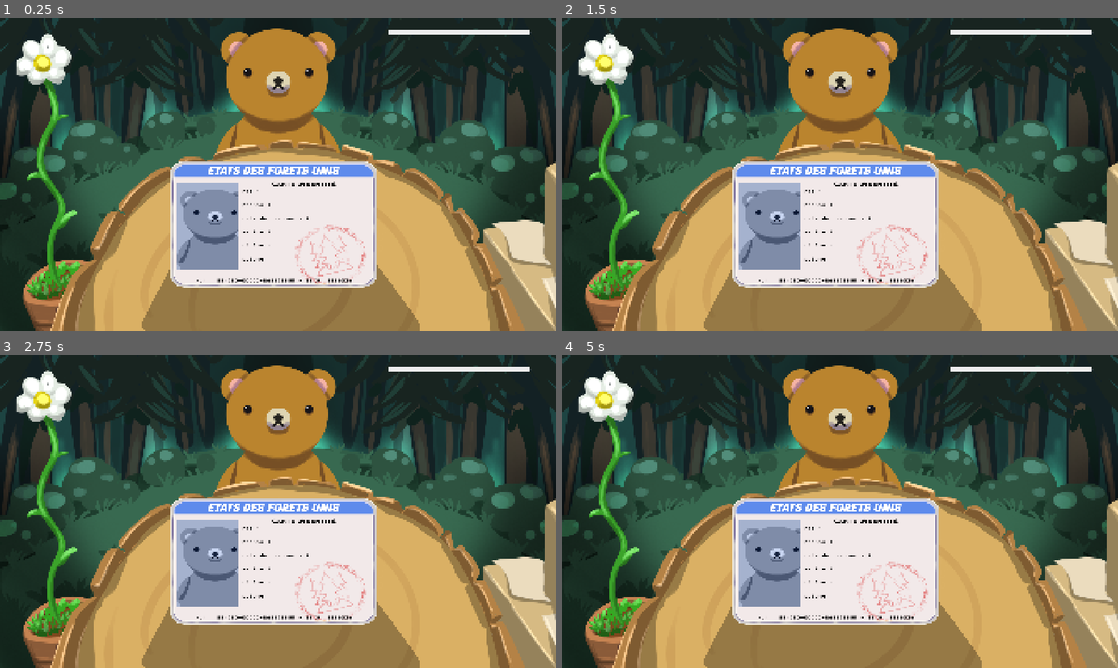
Above: before the commit, frames 1-4 (two rows, left to right).
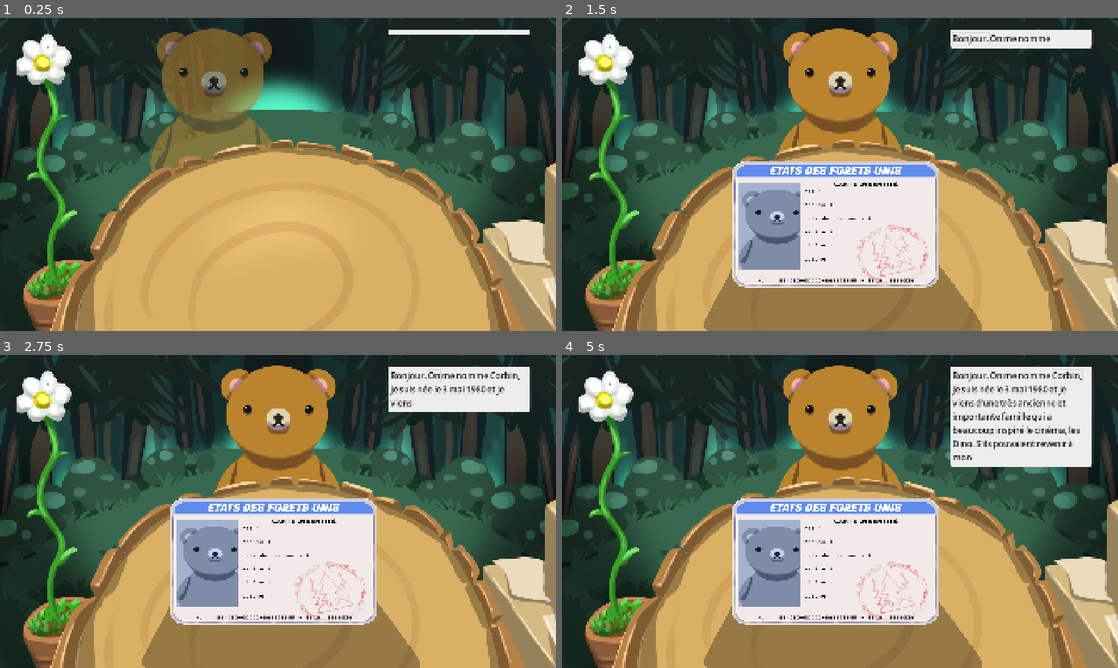
Above: after the commit, the same moments.

Repository: Acedyn/sgj-faux-cerf
Game: Godot game, scene res://contact/character_contact.tscn
Two runs of this game, one before a commit and one after it. Both use one fixed random seed, a clock stepped at 60 frames per second and the inputs below.
Inputs (mouse positions are in pixels of both pictures, inside the frame that each line leads up to):
- Up to frame 1 (0.25 s): no input
- Up to frame 2 (1.5 s): move the mouse to (962, 158) at 0.52 s; click (962, 158) at 0.67 s; click (967, 39) at 1.25 s, where only the run after the commit has a clickable "Bonjour."
- Up to frame 3 (2.75 s): click (433, 376) at 2 s, where only the run after the commit has a clickable "On"
- Up to frame 4 (5 s): click (1012, 376) at 2.75 s, where only the run after the commit has a clickable "me"; click (1034, 376) at 3.5 s, where only the run after the commit has a clickable "nomme"; click (1067, 376) at 4.25 s, where only the run after the commit has a clickable "Corbin,"

The runs differ from the first frame. In frame 1, 33% of the frame differs, in the area x 25-76%, y 3-100%; in frame 2, 1.1%; in frame 3, 3.3%; in frame 4, 7.7%.

Commit message:
feat: add level selection

Diff:
--- a/contact/character_contact.tscn
+++ b/contact/character_contact.tscn
@@ -1,12 +1,180 @@
-[gd_scene load_steps=8 format=3 uid="uid://c2svv3i3j4sxn"]
+[gd_scene load_steps=14 format=3 uid="uid://c2svv3i3j4sxn"]
 
 [ext_resource type="Texture2D" uid="uid://8me4xnlh8tfy" path="res://contact/background.png" id="1_jj318"]
 [ext_resource type="Texture2D" uid="uid://bh0b3cqbv2gv1" path="res://contact/perso.png" id="1_lor1l"]
 [ext_resource type="Texture2D" uid="uid://bm0ba60efbyh7" path="res://contact/decor.png" id="1_q75l0"]
 [ext_resource type="PackedScene" uid="uid://c450qi8ssgmge" path="res://speech/character_speech.tscn" id="3_jj318"]
-[ext_resource type="PackedScene" uid="uid://d0j3ifdf50jax" path="res://workbench/id_workbench.tscn" id="4_nw3mx"]
+[ext_resource type="PackedScene" uid="uid://d0j3ifdf50jax" path="res://levels/id_workbench.tscn" id="4_nw3mx"]
 [ext_resource type="Theme" uid="uid://b1hrtwt8x08fy" path="res://speech/speech_theme.tres" id="5_nhl12"]
-[ext_resource type="Script" uid="uid://dg177okdt05xo" path="res://workbench/level_manager.gd" id="7_nw3mx"]
+[ext_resource type="Script" uid="uid://dg177okdt05xo" path="res://levels/level_manager.gd" id="7_nw3mx"]
+
+[sub_resource type="Animation" id="Animation_nw3mx"]
+length = 0.001
+tracks/0/type = "value"
+tracks/0/imported = false
+tracks/0/enabled = true
+tracks/0/path = NodePath("CharacterContainer/CharacterTexture:modulate")
+tracks/0/interp = 1
+tracks/0/loop_wrap = true
+tracks/0/keys = {
+"times": PackedFloat32Array(0),
+"transitions": PackedFloat32Array(1),
+"update": 0,
+"values": [Color(1, 1, 1, 0)]
+}
+tracks/1/type = "value"
+tracks/1/imported = false
+tracks/1/enabled = true
+tracks/1/path = NodePath("CharacterContainer/CharacterTexture:position")
+tracks/1/interp = 1
+tracks/1/loop_wrap = true
+tracks/1/keys = {
+"times": PackedFloat32Array(0),
+"transitions": PackedFloat32Array(1),
+"update": 0,
+"values": [Vector2(-400, 0)]
+}
+tracks/2/type = "value"
+tracks/2/imported = false
+tracks/2/enabled = true
+tracks/2/path = NodePath("DocumentContainer:modulate")
+tracks/2/interp = 1
+tracks/2/loop_wrap = true
+tracks/2/keys = {
+"times": PackedFloat32Array(0),
+"transitions": PackedFloat32Array(1),
+"update": 0,
+"values": [Color(1, 1, 1, 0)]
+}
+tracks/3/type = "value"
+tracks/3/imported = false
+tracks/3/enabled = true
+tracks/3/path = NodePath("DocumentContainer:position")
+tracks/3/interp = 1
+tracks/3/loop_wrap = true
+tracks/3/keys = {
+"times": PackedFloat32Array(0),
+"transitions": PackedFloat32Array(1),
+"update": 0,
+"values": [Vector2(800, 0)]
+}
+
+[sub_resource type="Animation" id="Animation_x1xsh"]
+resource_name = "character_animation_out"
+tracks/0/type = "value"
+tracks/0/imported = false
+tracks/0/enabled = true
+tracks/0/path = NodePath("CharacterContainer/CharacterTexture:modulate")
+tracks/0/interp = 1
+tracks/0/loop_wrap = true
+tracks/0/keys = {
+"times": PackedFloat32Array(0, 1),
+"transitions": PackedFloat32Array(2.73208, 1),
+"update": 0,
+"values": [Color(1, 1, 1, 1), Color(1, 1, 1, 0)]
+}
+tracks/1/type = "value"
+tracks/1/imported = false
+tracks/1/enabled = true
+tracks/1/path = NodePath("CharacterContainer/CharacterTexture:position")
+tracks/1/interp = 1
+tracks/1/loop_wrap = true
+tracks/1/keys = {
+"times": PackedFloat32Array(0, 1),
+"transitions": PackedFloat32Array(3.24901, 1),
+"update": 0,
+"values": [Vector2(0, 0), Vector2(400, 0)]
+}
+
+[sub_resource type="Animation" id="Animation_hj4nv"]
+resource_name = "character_animation_in"
+tracks/0/type = "value"
+tracks/0/imported = false
+tracks/0/enabled = true
+tracks/0/path = NodePath("CharacterContainer/CharacterTexture:modulate")
+tracks/0/interp = 1
+tracks/0/loop_wrap = true
+tracks/0/keys = {
+"times": PackedFloat32Array(0, 1),
+"transitions": PackedFloat32Array(0.31864, 1),
+"update": 0,
+"values": [Color(1, 1, 1, 0), Color(1, 1, 1, 1)]
+}
+tracks/1/type = "value"
+tracks/1/imported = false
+tracks/1/enabled = true
+tracks/1/path = NodePath("CharacterContainer/CharacterTexture:position")
+tracks/1/interp = 1
+tracks/1/loop_wrap = true
+tracks/1/keys = {
+"times": PackedFloat32Array(0, 1),
+"transitions": PackedFloat32Array(0.450625, 0.120742),
+"update": 0,
+"values": [Vector2(-400, 0), Vector2(0, 0)]
+}
+
+[sub_resource type="Animation" id="Animation_we84g"]
+resource_name = "doc_animation_in"
+tracks/0/type = "value"
+tracks/0/imported = false
+tracks/0/enabled = true
+tracks/0/path = NodePath("DocumentContainer:modulate")
+tracks/0/interp = 1
+tracks/0/loop_wrap = true
+tracks/0/keys = {
+"times": PackedFloat32Array(0, 0.5),
+"transitions": PackedFloat32Array(0.297302, 1),
+"update": 0,
+"values": [Color(1, 1, 1, 0), Color(1, 1, 1, 1)]
+}
+tracks/1/type = "value"
+tracks/1/imported = false
+tracks/1/enabled = true
+tracks/1/path = NodePath("DocumentContainer:position")
+tracks/1/interp = 1
+tracks/1/loop_wrap = true
+tracks/1/keys = {
+"times": PackedFloat32Array(0, 0.5),
+"transitions": PackedFloat32Array(0.267943, 1),
+"update": 0,
+"values": [Vector2(0, 600), Vector2(0, 0)]
+}
+
+[sub_resource type="Animation" id="Animation_c3q2n"]
+resource_name = "doc_animation_out"
+tracks/0/type = "value"
+tracks/0/imported = false
+tracks/0/enabled = true
+tracks/0/path = NodePath("DocumentContainer:modulate")
+tracks/0/interp = 1
+tracks/0/loop_wrap = true
+tracks/0/keys = {
+"times": PackedFloat32Array(0, 0.5),
+"transitions": PackedFloat32Array(2.29739, 0.297302),
+"update": 0,
+"values": [Color(1, 1, 1, 1), Color(1, 1, 1, 0)]
+}
+tracks/1/type = "value"
+tracks/1/imported = false
+tracks/1/enabled = true
+tracks/1/path = NodePath("DocumentContainer:position")
+tracks/1/interp = 1
+tracks/1/loop_wrap = true
+tracks/1/keys = {
+"times": PackedFloat32Array(0, 0.5),
+"transitions": PackedFloat32Array(4, 0.267943),
+"update": 0,
+"values": [Vector2(0, 0), Vector2(0, 600)]
+}
+
+[sub_resource type="AnimationLibrary" id="AnimationLibrary_4d1mq"]
+_data = {
+&"RESET": SubResource("Animation_nw3mx"),
+&"character_animation_in": SubResource("Animation_hj4nv"),
+&"character_animation_out": SubResource("Animation_x1xsh"),
+&"doc_animation_in": SubResource("Animation_we84g"),
+&"doc_animation_out": SubResource("Animation_c3q2n")
+}
 
 [node name="CharacterContact" type="Node2D"]
 
@@ -23,39 +191,58 @@
 texture = ExtResource("1_jj318")
 expand_mode = 1
 
-[node name="CharacterTexture" type="TextureRect" parent="Control"]
-layout_mode = 0
-offset_right = 1920.0
+[node name="LevelManager" type="Control" parent="Control"]
+layout_mode = 3
+anchors_preset = 0
+offset_right = 40.0
+offset_bottom = 40.0
+theme = ExtResource("5_nhl12")
+script = ExtResource("7_nw3mx")
+
+[node name="CharacterContainer" type="Control" parent="Control/LevelManager"]
+anchors_preset = 0
+offset_right = 40.0
+offset_bottom = 40.0
+
+[node name="CharacterTexture" type="TextureRect" parent="Control/LevelManager/CharacterContainer"]
+modulate = Color(1, 1, 1, 0)
+layout_mode = 0
+offset_left = -400.0
+offset_right = 1520.0
 offset_bottom = 1080.0
 texture = ExtResource("1_lor1l")
 expand_mode = 1
 
-[node name="DecorTexture" type="TextureRect" parent="Control"]
+[node name="DecorTexture" type="TextureRect" parent="Control/LevelManager"]
 layout_mode = 0
 offset_right = 1920.0
 offset_bottom = 1080.0
 texture = ExtResource("1_q75l0")
 expand_mode = 1
 
-[node name="CharacterSpeech" parent="Control" instance=ExtResource("3_jj318")]
+[node name="DocumentContainer" type="Control" parent="Control/LevelManager"]
+modulate = Color(1, 1, 1, 0)
+anchors_preset = 0
+offset_left = 800.0
+offset_right = 840.0
+offset_bottom = 40.0
+
+[node name="IDTexture" parent="Control/LevelManager/DocumentContainer" instance=ExtResource("4_nw3mx")]
+layout_mode = 0
+offset_left = 587.0
+offset_top = 493.0
+offset_right = 1300.0
+offset_bottom = 928.0
+
+[node name="CharacterSpeech" parent="Control/LevelManager" instance=ExtResource("3_jj318")]
 layout_mode = 0
 offset_left = 1338.0
 offset_top = 39.0
 offset_right = 1830.0
 offset_bottom = 554.0
-speech_text = "Hello wod !! Hw areyu ?odfjgopsdifjgopsjdfog dfgjoipdfogd"
-
-[node name="LevelManager" type="Control" parent="Control"]
-layout_mode = 3
-anchors_preset = 0
-offset_right = 40.0
-offset_bottom = 40.0
-theme = ExtResource("5_nhl12")
-script = ExtResource("7_nw3mx")
-
-[node name="IDTexture" parent="Control/LevelManager" instance=ExtResource("4_nw3mx")]
-layout_mode = 0
-offset_left = 587.0
-offset_top = 493.0
-offset_right = 1300.0
-offset_bottom = 928.0
+speech_text = "Hello je m'appelle Simon, qmgjsopifgsdrtop, "
+
+[node name="AnimationPlayer" type="AnimationPlayer" parent="Control/LevelManager"]
+libraries = {
+&"": SubResource("AnimationLibrary_4d1mq")
+}
--- a/workbench/id_workbench.tscn
+++ b/levels/id_workbench.tscn
@@ -14,6 +14,7 @@
 polygon = PackedVector2Array(771, -40, 155, -51, 14, 222, 9, 239, 15, 253, 27, 267, 51, 269, 512, 271, 943, 271, 958, 266, 968, 256, 971, 239, 963, 222)
 
 [node name="IDTexture" type="TextureRect" parent="."]
+layout_mode = 0
 offset_right = 713.0
 offset_bottom = 435.0
 texture = ExtResource("1_oafie")
--- /dev/null
+++ b/levels/level_manager.gd
@@ -0,0 +1,44 @@
+class_name HoveredWord
+extends Control
+
+@onready var current_target: Control = $DocumentContainer/IDTexture
+@onready var character_speech: VBoxContainer = $CharacterSpeech
+@onready var animation_player: AnimationPlayer = $AnimationPlayer
+var levels: Array[Dictionary]
+var current_level: Dictionary
+
+func _ready() -> void:
+	GlobalSignals.word_drag_in.connect(_on_word_drag_in)
+	var levels_file = FileAccess.open("res://levels/levels.txt", FileAccess.READ)
+	var entries = levels_file.get_csv_line()
+	while !levels_file.eof_reached():
+		var level = {}
+		var level_data = levels_file.get_csv_line()
+		if level_data.size() != entries.size():
+			continue
+		for i in range(entries.size()):
+			var entry = entries[i]
+			level[entry] = level_data[i]
+
+		levels.append(level)
+
+	select_level()
+
+func _on_word_drag_in(node: SpeechWord):
+	var duplicated_word = node.duplicate()
+	duplicated_word.text = node.text
+	duplicated_word.state = SpeechWord.WordState.SELECTED
+	duplicated_word.target = current_target.get_global_rect()
+	add_child(duplicated_word)
+
+func select_level():
+	if current_level:
+		animation_player.play("doc_animation_out")
+		await animation_player.animation_finished
+		animation_player.play("character_animation_out")
+
+	animation_player.play("character_animation_in")
+	var level = levels[randi() % levels.size()]
+	await animation_player.animation_finished
+	character_speech.speech_text = level["texte"]
+	animation_player.play("doc_animation_in")
--- a/speech/character_speech.gd
+++ b/speech/character_speech.gd
@@ -26,6 +26,7 @@
 			continue
 
 		# Create and instantiate the label node
+		await get_tree().create_timer(0.1).timeout
 		var word_node = speech_word_scene.instantiate()
 		word_node.text = word
 		speech_container.add_child(word_node)
--- a/workbench/level_manager.gd
+++ /dev/null
@@ -1,14 +0,0 @@
-class_name HoveredWord
-extends Control
-
-@onready var current_level: Control = $IDTexture
-
-func _ready() -> void:
-	GlobalSignals.word_drag_in.connect(_on_word_drag_in)
-
-func _on_word_drag_in(node: SpeechWord):
-	var duplicated_word = node.duplicate()
-	duplicated_word.text = node.text
-	duplicated_word.state = SpeechWord.WordState.SELECTED
-	duplicated_word.target = current_level.get_global_rect()
-	add_child(duplicated_word)
Renamed: workbench/level_manager.gd.uid -> levels/level_manager.gd.uid
Not shown, added: levels/levels.txt
Not shown, added: levels/levels.txt.import
Not shown, added: contact/character_contact.tscn16125811586.tmp
